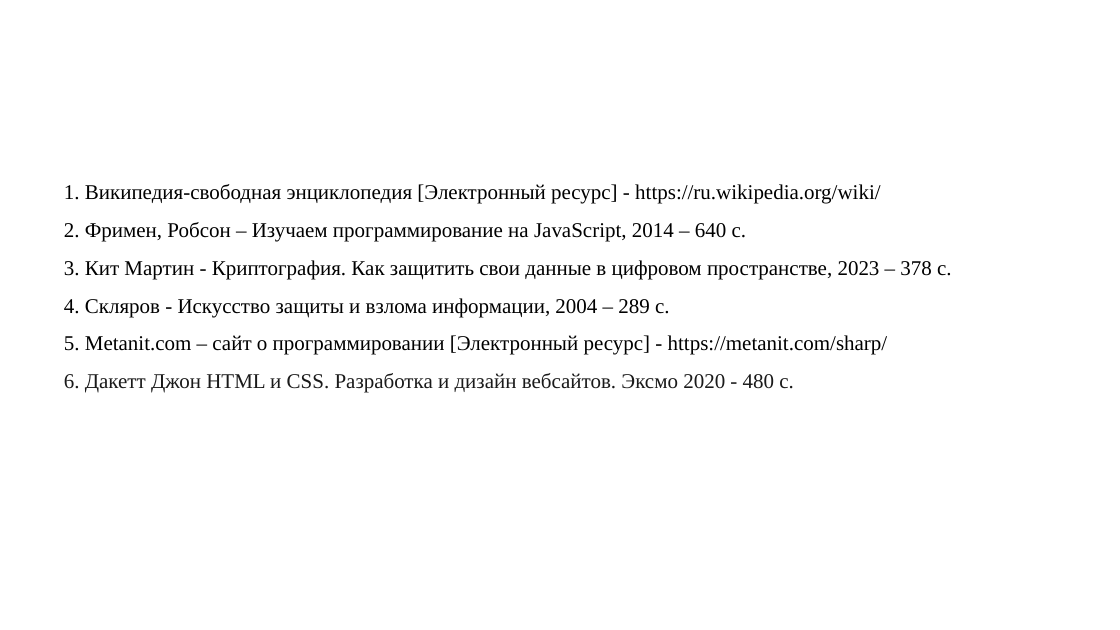
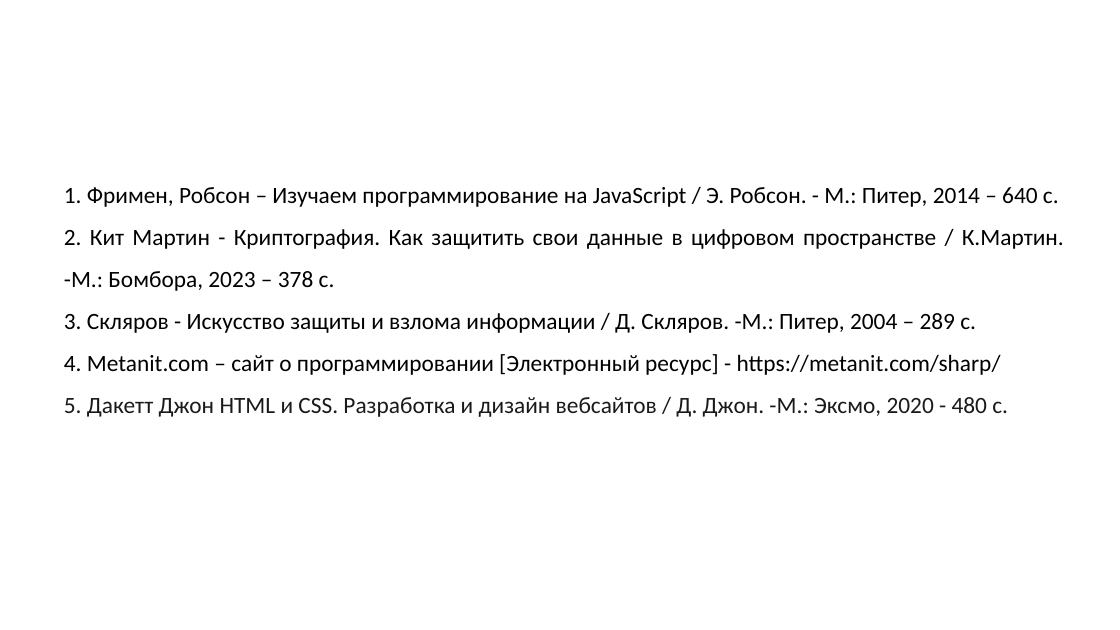
Before and after one commit to rad1anttt/diplom-_-, a slide deck: slide 23 of rad1anttt презентация.pptx (slide 18 before the commit). Drawn at 1120x630 pixels with LibreOffice and Linux fonts; fonts in the diff are those of the drawing; background and template pictures are left out. Boxes give left, top, right and bottom in pixels: in the first picture for what was removed or moved away, otherwise in the second. Text is boxed around its words. In the diff, an @@ line names an element or a change of style, - is before the commit and + after.

```diff
--- a/rad1anttt презентация.pptx
+++ b/rad1anttt презентация.pptx
@@ text at [64,187,1064,417]: text changed; size 18 to 20 pt; font Times New Roman to Calibri @@
-1. Википедия-свободная энциклопедия [Электронный ресурс] - https://ru.wikipedia.org/wiki/
-2. Фримен, Робсон – Изучаем программирование на JavaScript, 2014 – 640 с.
-3. Кит Мартин - Криптография. Как защитить свои данные в цифровом пространстве, 2023 – 378 с.
-4. Скляров - Искусство защиты и взлома информации, 2004 – 289 с.
-5. Metanit.com – сайт о программировании [Электронный ресурс] - https://metanit.com/sharp/
-6. Дакетт Джон HTML и CSS. Разработка и дизайн вебсайтов. Эксмо 2020 - 480 с.
+1. Фримен, Робсон – Изучаем программирование на JavaScript / Э. Робсон. - М.: Питер, 2014 – 640 с.
+2. Кит Мартин - Криптография. Как защитить свои данные в цифровом пространстве / К.Мартин. -М.: Бомбора, 2023 – 378 с.
+3. Скляров - Искусство защиты и взлома информации / Д. Скляров. -М.: Питер, 2004 – 289 с.
+4. Metanit.com – сайт о программировании [Электронный ресурс] - https://metanit.com/sharp/
+5. Дакетт Джон HTML и CSS. Разработка и дизайн вебсайтов / Д. Джон. -М.: Эксмо, 2020 - 480 с.
```
Also in this commit, not shown: 16 other slides changed, 7 slides added, 2 slides removed, 1 other file.
